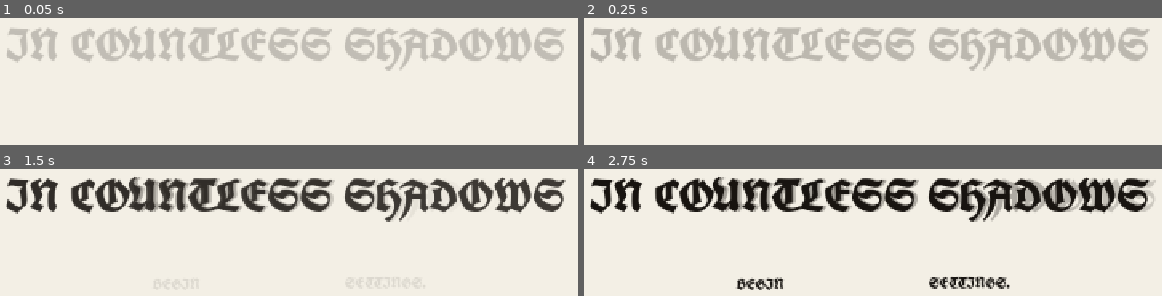
Above: before the commit, frames 1-4 (two rows, left to right).
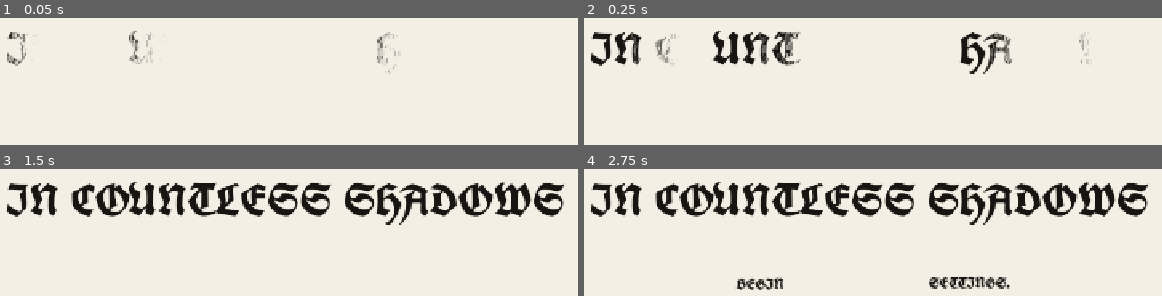
Above: after the commit, the same moments.

Repository: hlywa/in-countless-shadows
Game: Godot game, scene res://main.tscn
Same seed, same stepped clock (60 frames per second), same inputs: the game is played once before the commit and once after it.
Inputs (mouse positions are in pixels of both pictures, inside the frame that each line leads up to):
- Up to frame 1 (0.05 s): no input
- Up to frame 2 (0.25 s): no input
- Up to frame 3 (1.5 s): move the mouse to (450, 174) at 0.52 s; click (450, 174) at 0.67 s; drag from (115, 218) to (236, 285) at 1.27 s
- Up to frame 4 (2.75 s): move the mouse to (outside the picture) at 2.02 s; click (outside the picture) at 2.17 s

The runs differ from the first frame. In frame 1, 12% of the frame differs, in the area x 1-98%, y 6-45%; in frame 2, 14%; in frame 3, 19%; in frame 4, 17%.

Commit message:
Replace doubled title fade with single-font irregular ink mask reveal

Diff:
--- a/scripts/title_screen.gd
+++ b/scripts/title_screen.gd
@@ -1,58 +1,59 @@
 extends Control
-## The existing Gothic font is revealed like ink absorbing into paper.
-const REVEAL_DURATION := 2.1
-const INK := Color("#181410")
+## The original UnifrakturCook Label stays intact; an ink mask reveals its glyphs.
+const REVEAL_DURATION := 2.3
 var title_label: Label
 var begin_label: Label
 var settings_label: Label
-var title_font: Font
 var elapsed := 0.0
+var ink_material: ShaderMaterial
 
 func _ready() -> void:
 	mouse_filter = Control.MOUSE_FILTER_STOP
 	title_label = get_node("Title") as Label
 	begin_label = get_node("StartButton") as Label
 	settings_label = get_node("SettingsButton") as Label
-	title_font = title_label.get_theme_font("font")
-	title_label.visible = false
+	# Render the font ONCE. Earlier overlapping draw_string passes caused
+	# doubled gray shadows and incorrect letter spacing.
+	title_label.visible = true
+	var ink_shader := Shader.new()
+	ink_shader.code = """
+shader_type canvas_item;
+render_mode unshaded;
+uniform float progress : hint_range(0.0, 1.0) = 0.0;
+float hash21(vec2 p) {
+	return fract(sin(dot(p, vec2(127.1, 311.7))) * 43758.5453);
+}
+void fragment() {
+	vec4 glyph = texture(TEXTURE, UV) * COLOR;
+	// The front advances across the line with fine irregularities like
+	// ink catching in the paper. This is a glyph reveal, not handwriting
+	// stroke-order reconstruction.
+	float grain = hash21(floor(UV * vec2(720.0, 130.0))) - 0.5;
+	float flow = UV.x * 0.93 + UV.y * 0.07 + grain * 0.045;
+	float reveal = 1.0 - smoothstep(progress - 0.045, progress + 0.035, flow);
+	COLOR = vec4(glyph.rgb, glyph.a * reveal);
+}
+"""
+	ink_material = ShaderMaterial.new()
+	ink_material.shader = ink_shader
+	title_label.material = ink_material
+	ink_material.set_shader_parameter("progress",0.0)
 	begin_label.modulate.a = 0.0
 	settings_label.modulate.a = 0.0
 	begin_label.mouse_filter = Control.MOUSE_FILTER_STOP
 	begin_label.mouse_default_cursor_shape = Control.CURSOR_POINTING_HAND
 	begin_label.gui_input.connect(_on_begin_input)
-	queue_redraw()
 
 func _process(delta: float) -> void:
 	elapsed += delta
-	var buttons := smoothstep(1.35, 2.1, elapsed)
+	var t := clampf(elapsed / REVEAL_DURATION,0.0,1.0)
+	# The ink first touches the left edge, then advances to the right.
+	ink_material.set_shader_parameter("progress",t * 1.12)
+	var buttons := smoothstep(1.55,2.3,elapsed)
 	begin_label.modulate.a = buttons
 	settings_label.modulate.a = buttons
-	if elapsed <= REVEAL_DURATION:
-		queue_redraw()
-
-func _draw() -> void:
-	if title_font == null:
-		return
-	var font_size := title_label.get_theme_font_size("font_size")
-	var title := title_label.text
-	var width := title_font.get_string_size(title,HORIZONTAL_ALIGNMENT_LEFT,-1,font_size).x
-	var baseline := title_label.position + Vector2(maxf(0.0,(title_label.size.x-width)*0.5),float(font_size)*0.95)
-	# Fixed letterforms, never flying fragments. Three passes create a soft
-	# absorption effect while retaining the exact glyph shapes of the font.
-	var t := smoothstep(0.0, REVEAL_DURATION, elapsed)
-	var haze := Color(INK,0.12 * (1.0-t))
-	draw_string(title_font,baseline+Vector2(0.7,0.6),title,HORIZONTAL_ALIGNMENT_LEFT,-1,font_size,haze)
-	draw_string(title_font,baseline,title,HORIZONTAL_ALIGNMENT_LEFT,-1,font_size,Color(INK,0.12+0.88*t))
-	# A narrow irregular reveal front moves through the already-positioned type.
-	# Draw each glyph in place with its own slight absorption delay.
-	var x := baseline.x
-	for i in range(title.length()):
-		var glyph := title.substr(i,1)
-		var advance := title_font.get_string_size(glyph,HORIZONTAL_ALIGNMENT_LEFT,-1,font_size).x
-		var offset := float(i) / maxf(1.0,float(title.length()-1))
-		var local_t := smoothstep(offset*0.72,offset*0.72+0.55,elapsed/REVEAL_DURATION)
-		draw_string(title_font,Vector2(x,baseline.y),glyph,HORIZONTAL_ALIGNMENT_LEFT,-1,font_size,Color(INK,local_t*0.35))
-		x += advance
+	if elapsed >= REVEAL_DURATION:
+		set_process(false)
 
 func _on_begin_input(event: InputEvent) -> void:
 	if event is InputEventMouseButton and event.button_index == MOUSE_BUTTON_LEFT and event.pressed:
